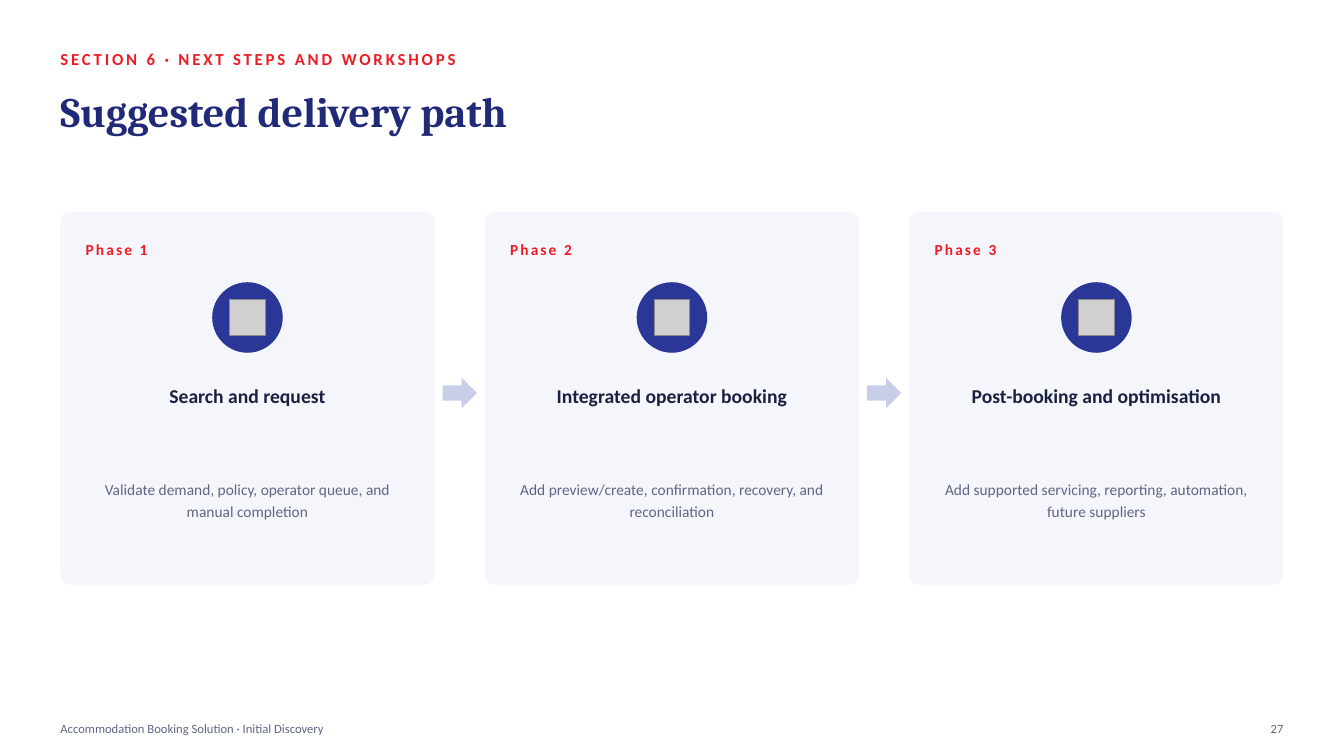
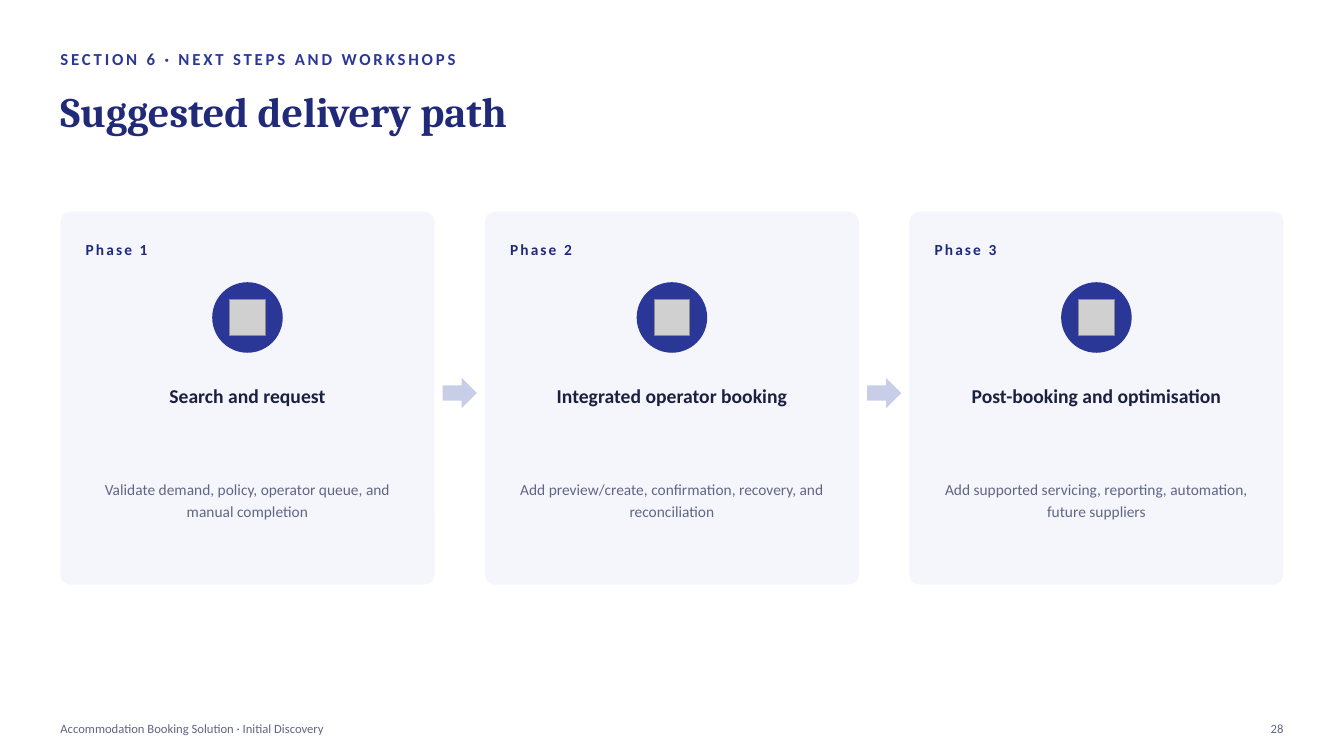
Before and after one commit to mohitkanwar/Accomodation-Booking-Solution, a slide deck: slide 29 of deck/Accommodation-Booking-Solution-Discovery-Presentation.pptx (slide 28 before the commit). Drawn at 1344x756 pixels with LibreOffice and Linux fonts; fonts in the diff are those of the drawing; grey boxes stand for pictures. Boxes give left, top, right and bottom in pixels: in the first picture for what was removed or moved away, otherwise in the second. Text is boxed around its words. In the diff, an @@ line names an element or a change of style, - is before the commit and + after.

```diff
--- a/deck/Accommodation-Booking-Solution-Discovery-Presentation.pptx
+++ b/deck/Accommodation-Booking-Solution-Discovery-Presentation.pptx
@@ text "SECTION 6 · NEXT STEPS ..." at (60, 53, 456, 65): text colour #ED1C24 to #2B3797 @@
@@ text colour #ED1C24 to #202A78 in 3 elements at (86, 244, 148, 255), (510, 244, 572, 255), (935, 244, 997, 255) @@
@@ text at (1271, 724, 1284, 733): text changed @@
-27
+28
```
Also in this commit, not shown: 30 other slides changed, 1 slide added, 6 other files.
